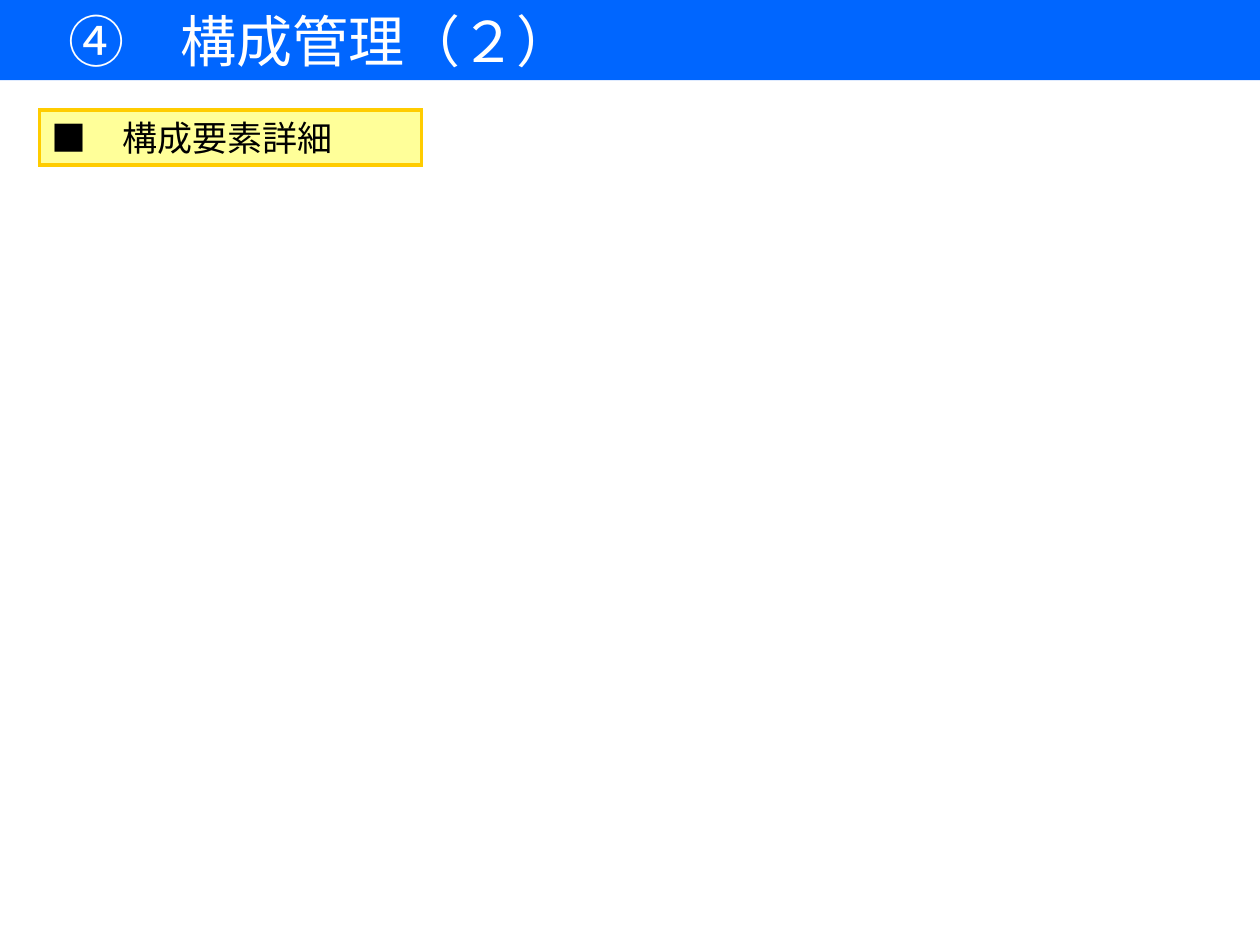
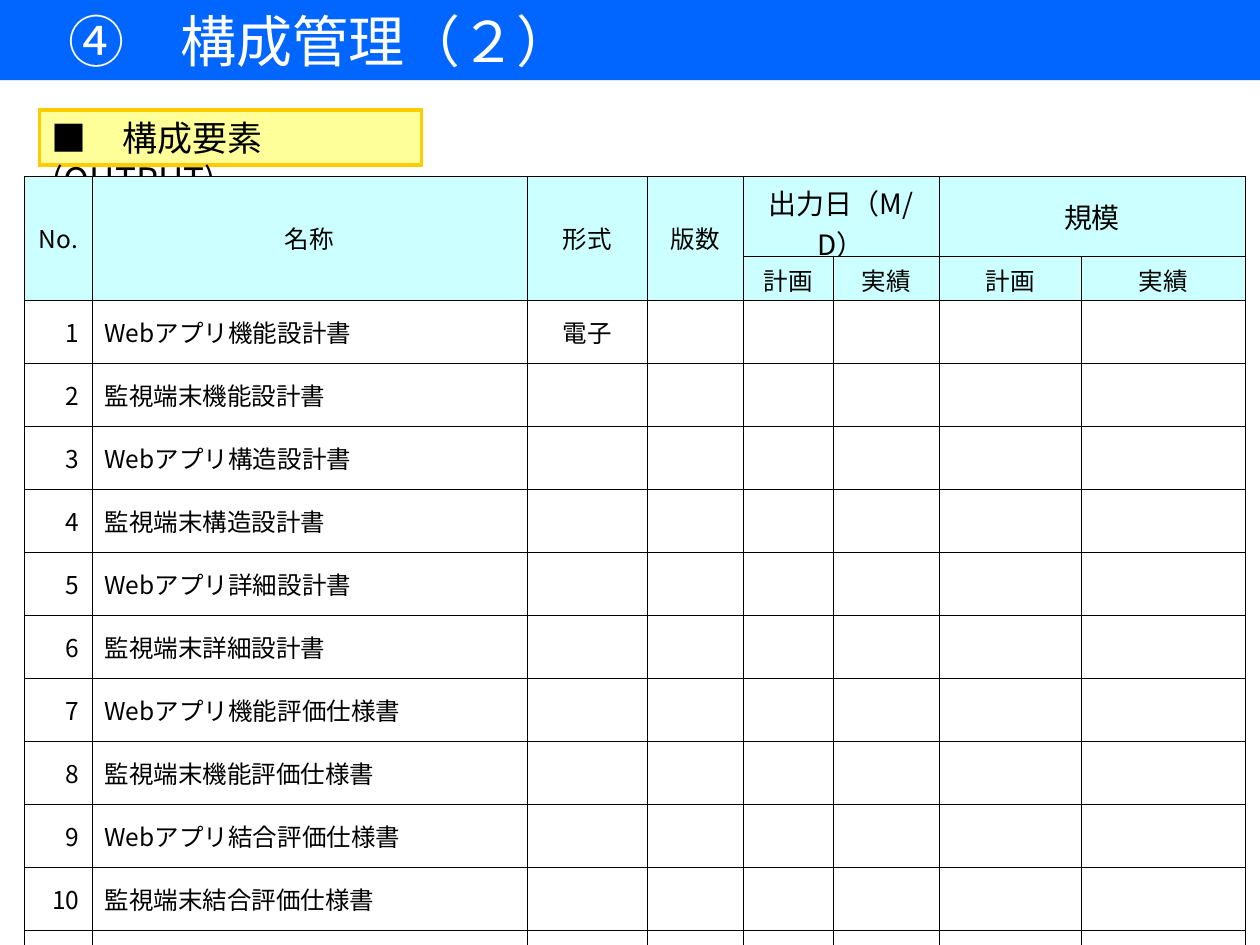
Before and after one commit to 7057547/RemoteMonitoringSystem, a slide deck: slide 11 of DOC/05作成資料/00開発計画書/【遠隔監視システム開発】開発計画書.ppt. Drawn at 1260x945 pixels with LibreOffice and Linux fonts; fonts in the diff are those of the drawing. Boxes give left, top, right and bottom in pixels: in the first picture for what was removed or moved away, otherwise in the second. Text is boxed around its words. In the diff, an @@ line names an element or a change of style, - is before the commit and + after.

```diff
--- a/DOC/05作成資料/00開発計画書/【遠隔監視システム開発】開発計画書.ppt
+++ b/DOC/05作成資料/00開発計画書/【遠隔監視システム開発】開発計画書.ppt
@@ text in rounded rectangle at (52, 121, 262, 203): text changed @@
-■ 構成要素詳細
+■ 構成要素(OUTPUT)
@@ table added at (25, 176, 1246, 915), 14 rows, 8 columns @@
+No. | 名称 | 形式 | 版数 | 出力日（M/D） |  | 規模 | 
+ |  |  |  | 計画 | 実績 | 計画 | 実績
+1 | Webアプリ機能設計書 | 電子 |  |  |  |  | 
+2 | 監視端末機能設計書 |  |  |  |  |  | 
+3 | Webアプリ構造設計書 |  |  |  |  |  | 
+4 | 監視端末構造設計書 |  |  |  |  |  | 
+5 | Webアプリ詳細設計書 |  |  |  |  |  | 
+6 | 監視端末詳細設計書 |  |  |  |  |  | 
+7 | Webアプリ機能評価仕様書 |  |  |  |  |  | 
+8 | 監視端末機能評価仕様書 |  |  |  |  |  | 
+9 | Webアプリ結合評価仕様書 |  |  |  |  |  | 
+10 | 監視端末結合評価仕様書 |  |  |  |  |  | 
+11 | Webアプリ単体評価仕様書 |  |  |  |  |  | 
+12 | 監視端末単体評価仕様書 |  |  |  |  |  | 
```
Also in this commit, not shown: 7 other slides changed, 1 slide removed.
